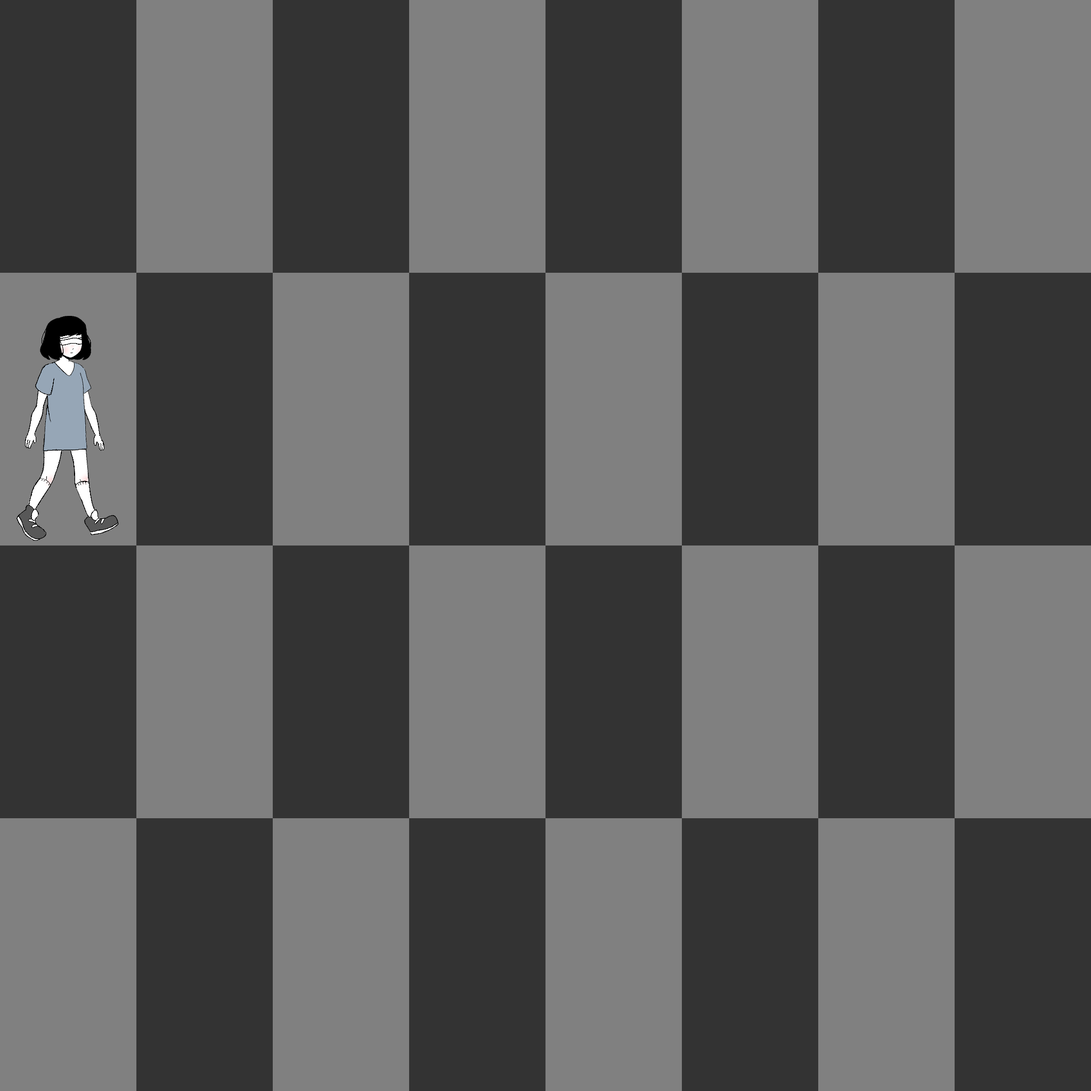
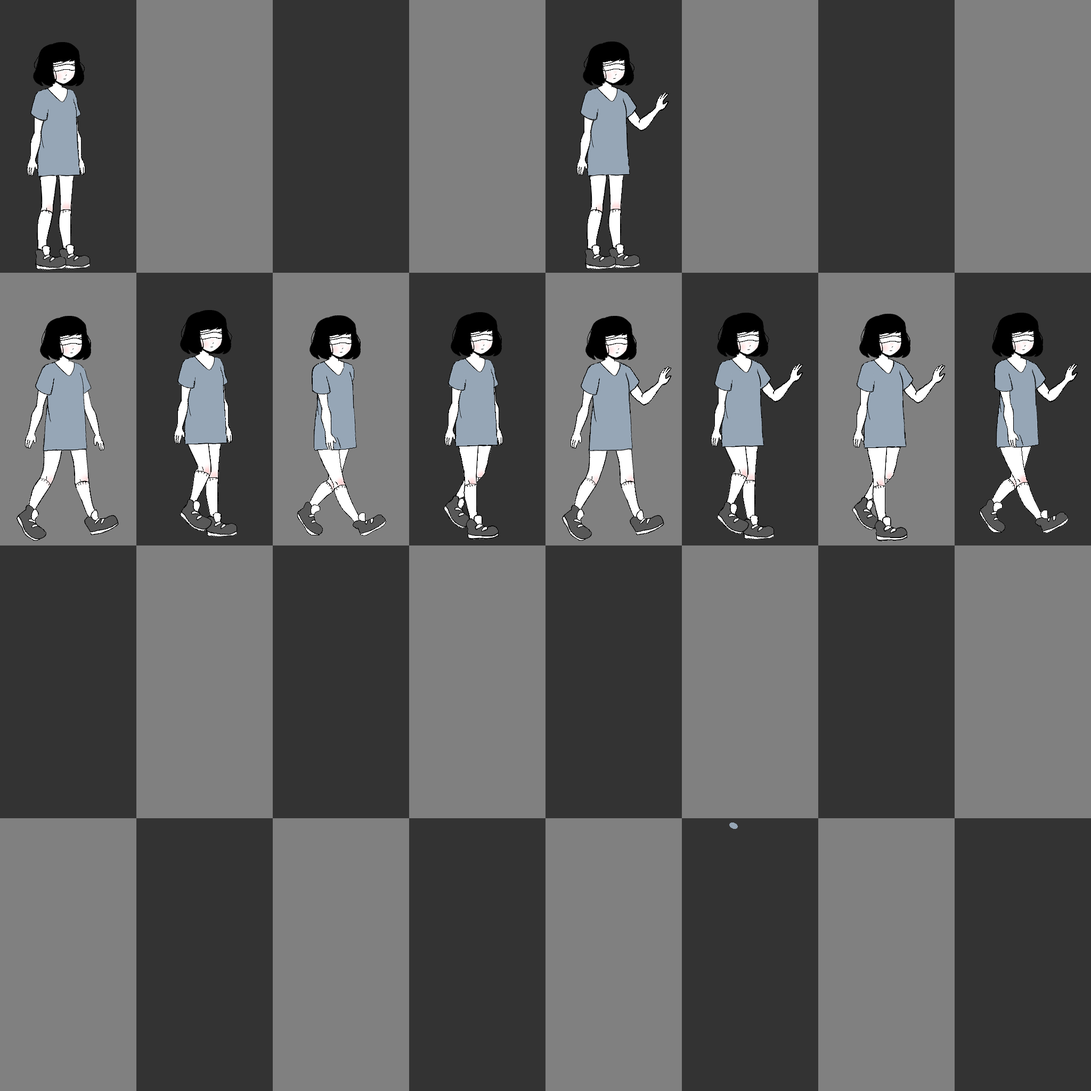
Before/after of a 1091 x 1091 layered artwork. What changed in the layer stack:
added layer "idle1 Copy 2" above "idle1 Copy" over [576, 41, 670, 271]
added layer "idle1 Copy" above "handupwalk4 Copy" over [26, 42, 91, 271]
added layer "handupwalk4 Copy" above "handupwalk3 Copy" over [980, 312, 1079, 534]
added layer "handupwalk3 Copy" above "handupwalk2 Copy" over [851, 313, 947, 542]
added layer "handupwalk2 Copy" above "handupwalk1 Copy" over [710, 312, 804, 541]
added layer "handupwalk1 Copy" above "Layer 6 Copy" over [562, 316, 673, 541]
added layer "Layer 6 Copy" above "Layer 5 Copy" over [443, 312, 504, 540]
added layer "Layer 5 Copy" above "Layer 7 Copy" over [173, 310, 238, 538]
added layer "Layer 7 Copy" above "Layer 3 Copy" over [297, 315, 387, 537]
painted on "Layer 3 Copy" over [729, 822, 739, 830]
